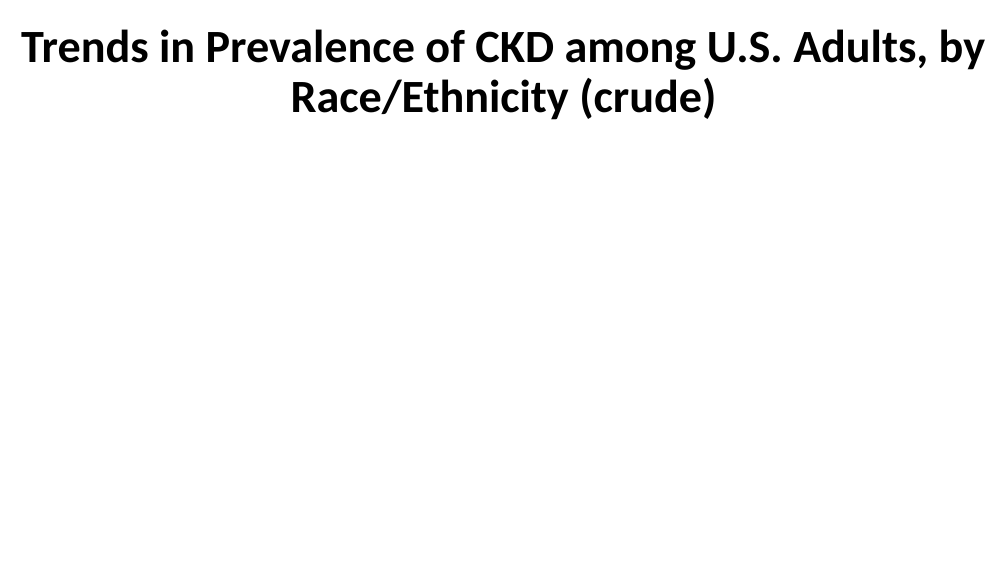
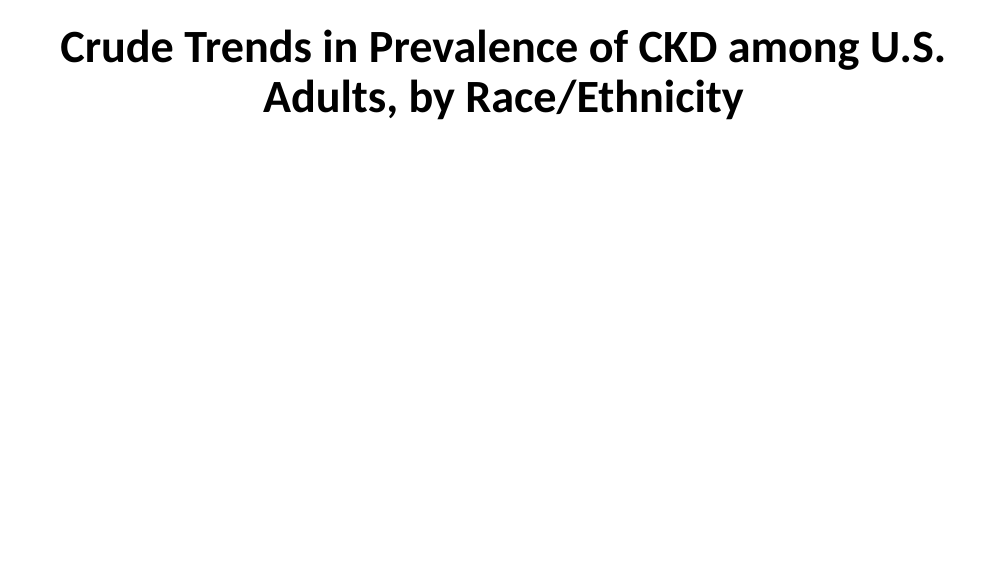
Before and after one commit to CDCgov/nccdphp-ddt-kdss, a slide deck: slide 7 of CKDSurveillance/PPT/Q9.pptx. Drawn at 1008x567 pixels with LibreOffice and Linux fonts; fonts in the diff are those of the drawing; background and template pictures are left out. Boxes give left, top, right and bottom in pixels: in the first picture for what was removed or moved away, otherwise in the second. Text is boxed around its words. In the diff, an @@ line names an element or a change of style, - is before the commit and + after.

```diff
--- a/CKDSurveillance/PPT/Q9.pptx
+++ b/CKDSurveillance/PPT/Q9.pptx
@@ title at box(60, 29, 946, 120): text changed @@
-Trends in Prevalence of CKD among U.S. Adults, by Race/Ethnicity (crude)
+Crude Trends in Prevalence of CKD among U.S. Adults, by Race/Ethnicity
```
Also in this commit, not shown: 10 other slides changed, 6 other files.
